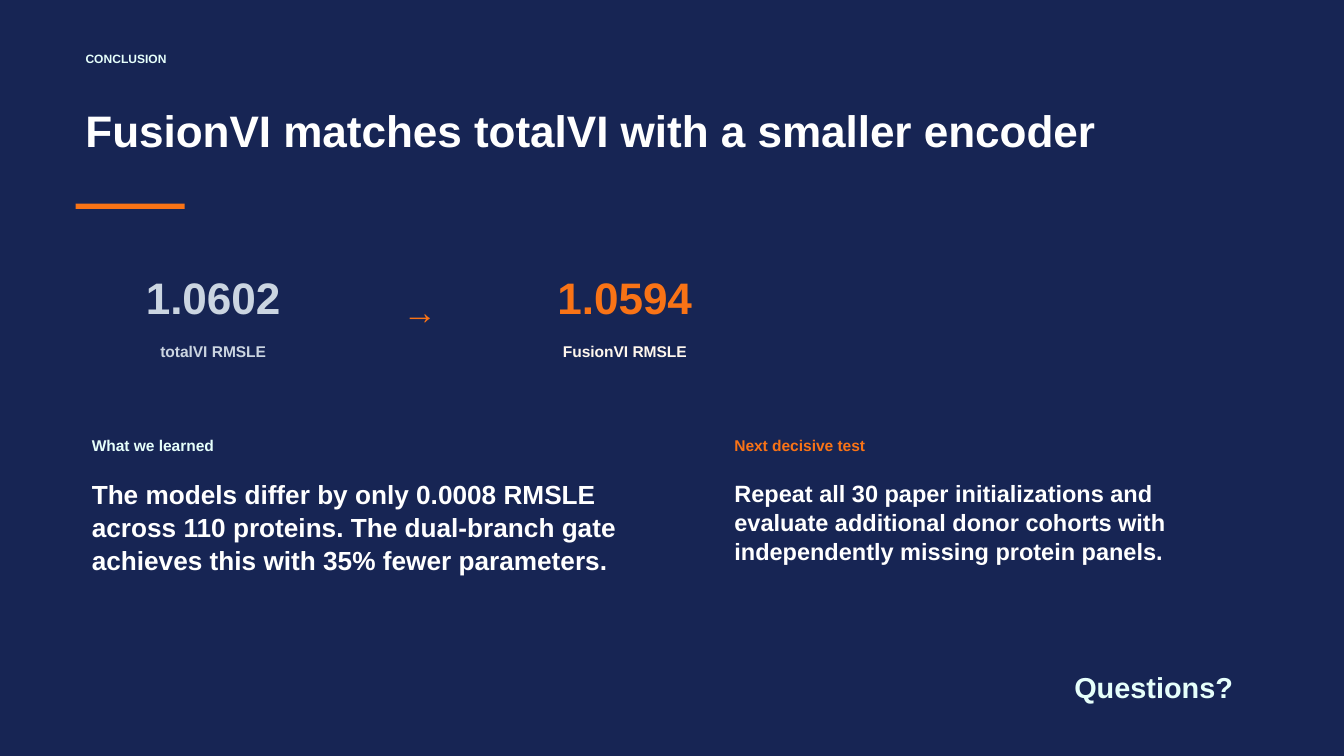
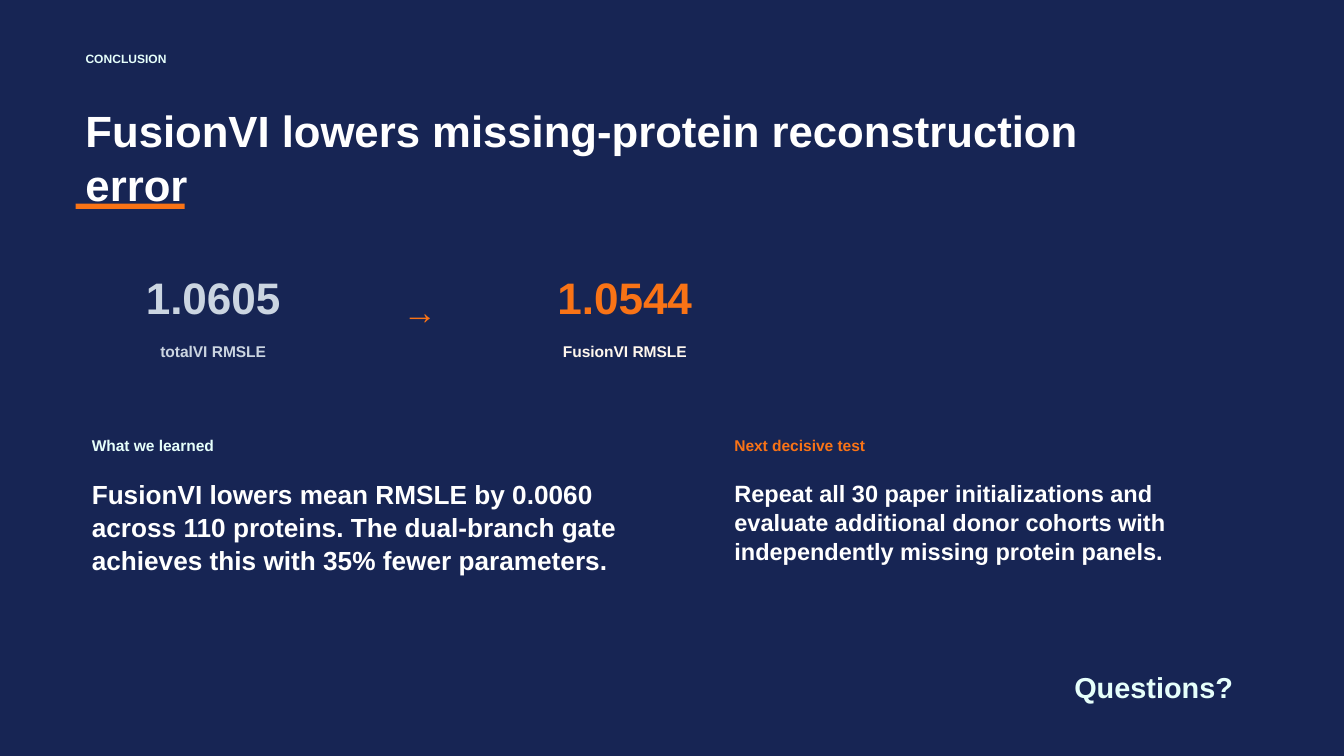
Before and after one commit to nazirad19/FusionVI, a slide deck: slide 8 of deliverables/FusionVI_Paper_Benchmark_Presentation.pptx. Drawn at 1344x756 pixels with LibreOffice and Linux fonts; fonts in the diff are those of the drawing. Boxes give left, top, right and bottom in pixels: in the first picture for what was removed or moved away, otherwise in the second. Text is boxed around its words. In the diff, an @@ line names an element or a change of style, - is before the commit and + after.

Commit message:
Improve FusionVI missing-panel benchmark

```diff
--- a/deliverables/FusionVI_Paper_Benchmark_Presentation.pptx
+++ b/deliverables/FusionVI_Paper_Benchmark_Presentation.pptx
@@ text at (x1=85, y1=115, x2=1078, y2=209): text changed; size 31.5 to 31.1 pt @@
-FusionVI matches totalVI with a smaller encoder
+FusionVI lowers missing-protein reconstruction error
@@ text at (x1=146, y1=283, x2=281, y2=315): text changed @@
-1.0602
+1.0605
@@ text at (x1=557, y1=283, x2=692, y2=315): text changed @@
-1.0594
+1.0544
@@ text at (x1=92, y1=485, x2=616, y2=576): text changed @@
-The models differ by only 0.0008 RMSLE across 110 proteins. The dual-branch gate achieves this with 35% fewer parameters.
+FusionVI lowers mean RMSLE by 0.0060 across 110 proteins. The dual-branch gate achieves this with 35% fewer parameters.
```
Also in this commit, not shown: 4 other slides changed, 18 other files.
